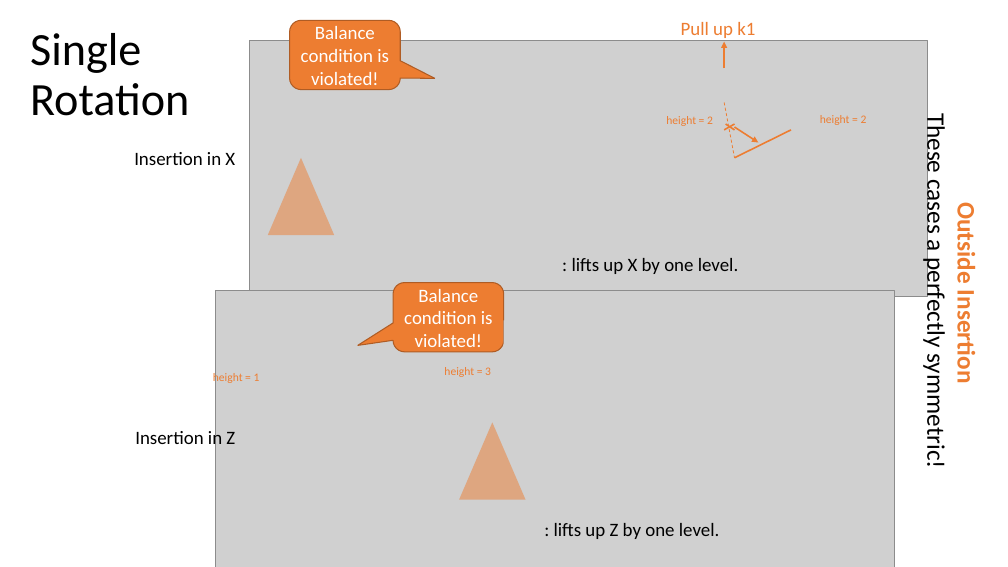
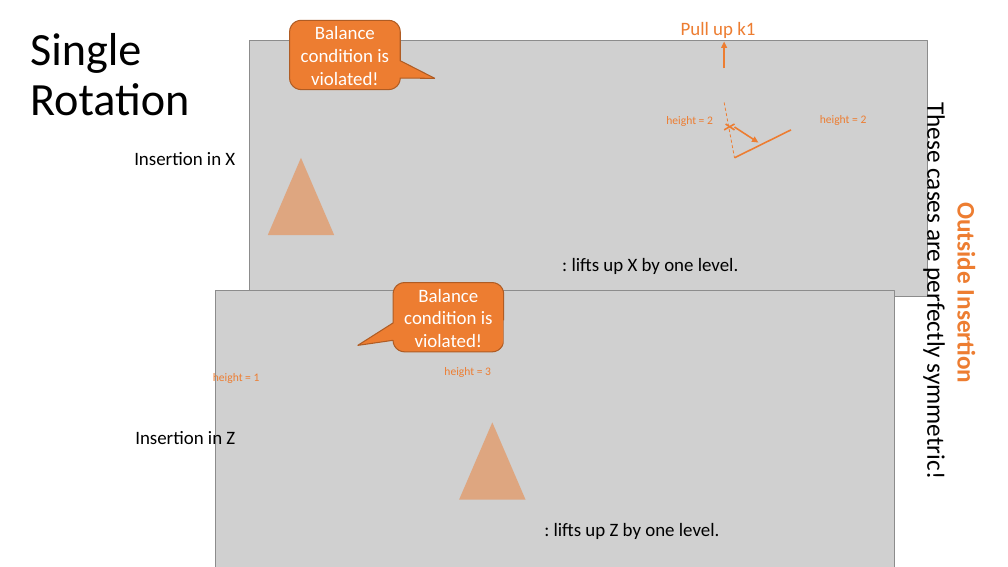
Before and after one commit to mhahsler/CS2341, a slide deck: slide 5 of Chapter4_Trees/slides/AVL_trees.pptx. Drawn at 1008x567 pixels with LibreOffice and Linux fonts; fonts in the diff are those of the drawing; grey boxes stand for pictures. Boxes give left, top, right and bottom in pixels: in the first picture for what was removed or moved away, otherwise in the second. Text is boxed around its words. In the diff, an @@ line names an element or a change of style, - is before the commit and + after.

```diff
--- a/Chapter4_Trees/slides/AVL_trees.pptx
+++ b/Chapter4_Trees/slides/AVL_trees.pptx
@@ text "Outside Insertion": place and size @@
-text "Outside Insertion" at box(921, 119, 982, 466)
+text "Outside Insertion" at box(921, 108, 982, 476)
@@ text at box(921, 108, 952, 476): text changed @@
-These cases a perfectly symmetric!
+These cases are perfectly symmetric!
```
Also in this commit, not shown: 4 other slides changed, 1 other file.
